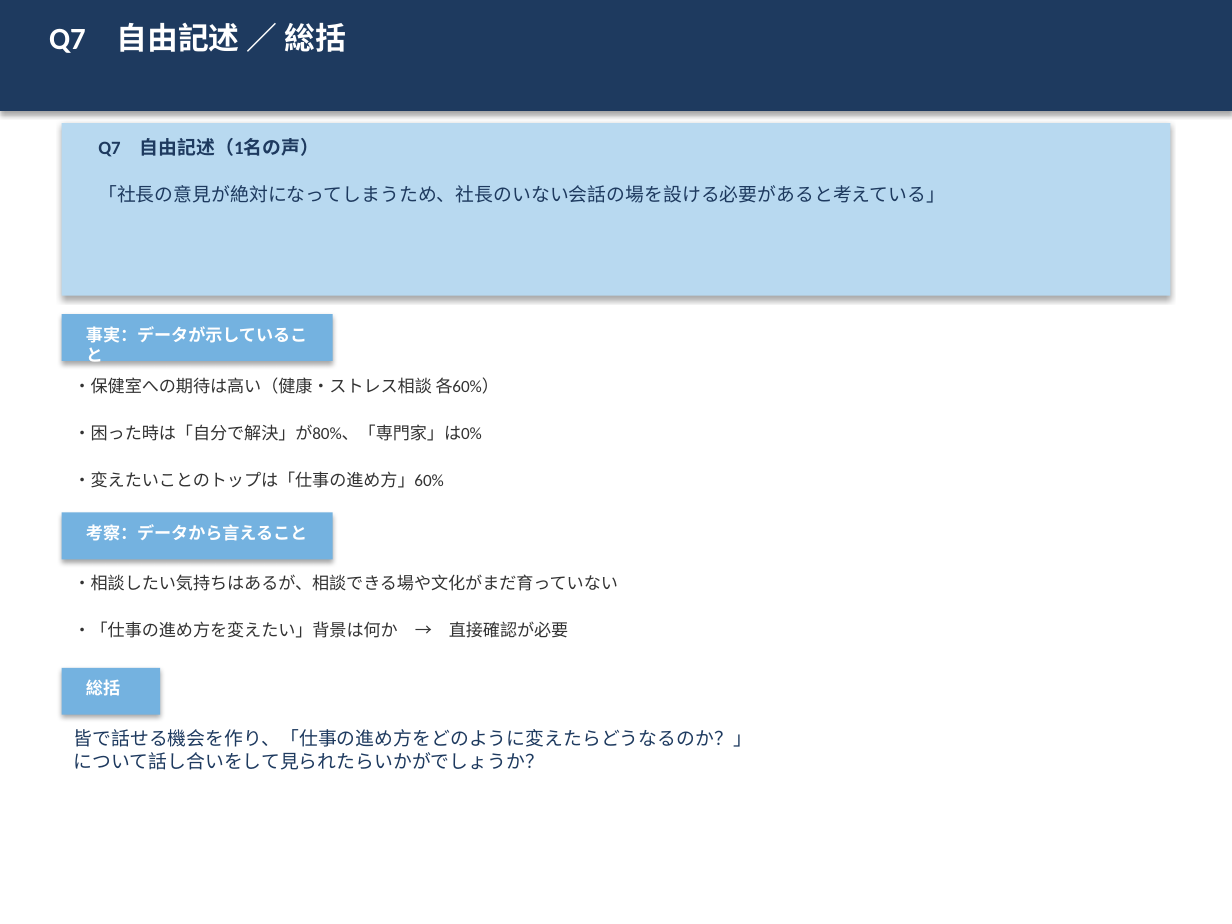
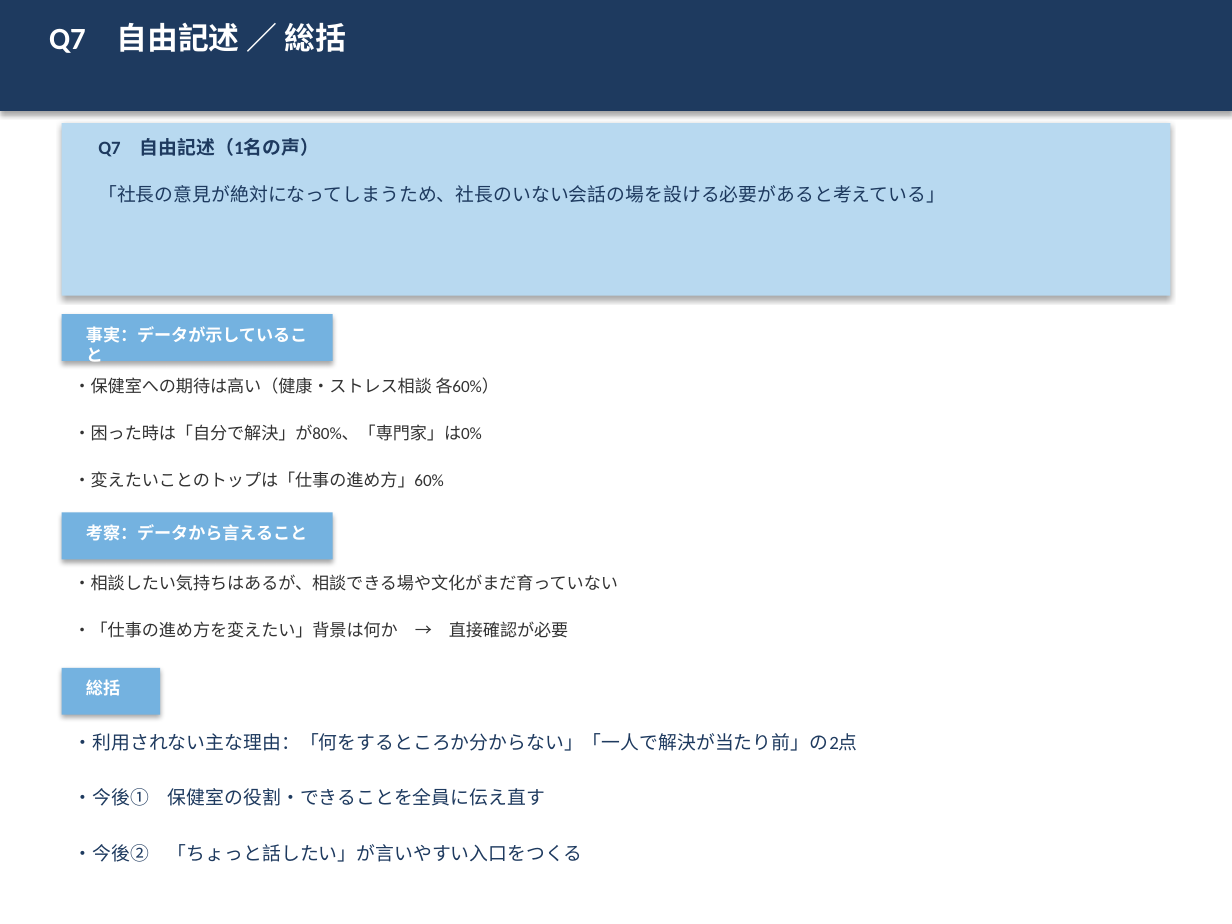
Before and after one commit to y-takahashi-cmd/MyBrain, a slide deck: slide 9 of 20_Projects/企業のオンライン保健室/クラウドパワー株式会社/02_報告会記録/クラウドパワー様_アンケート結果_2026年6月.pptx. Drawn at 1232x924 pixels with LibreOffice and Linux fonts; fonts in the diff are those of the drawing. Boxes give left, top, right and bottom in pixels: in the first picture for what was removed or moved away, otherwise in the second. Text is boxed around its words. In the diff, an @@ line names an element or a change of style, - is before the commit and + after.

```diff
--- a/20_Projects/企業のオンライン保健室/クラウドパワー株式会社/02_報告会記録/クラウドパワー様_アンケート結果_2026年6月.pptx
+++ b/20_Projects/企業のオンライン保健室/クラウドパワー株式会社/02_報告会記録/クラウドパワー様_アンケート結果_2026年6月.pptx
@@ text at [74, 733, 858, 751]: text changed @@
-皆で話せる機会を作り、「仕事の進め方をどのように変えたらどうなるのか？」
-について話し合いをして見られたらいかがでしょうか？
+・利用されない主な理由：「何をするところか分からない」「一人で解決が当たり前」の2点
@@ text added at [74, 788, 545, 806], 11 pt, text #1E3A5F @@
+・今後① 保健室の役割・できることを全員に伝え直す
@@ text added at [74, 844, 583, 862], 11 pt, text #1E3A5F @@
+・今後② 「ちょっと話したい」が言いやすい入口をつくる
```
Also in this commit, not shown: 2 other files.
